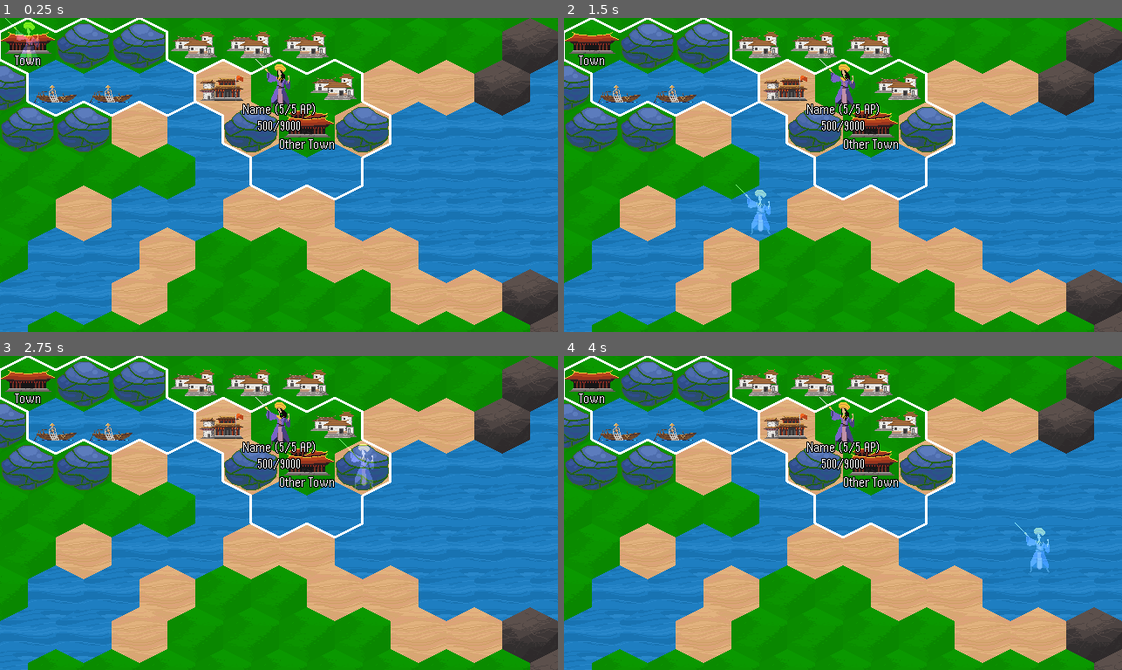
Above: before the commit, frames 1-4 (two rows, left to right).
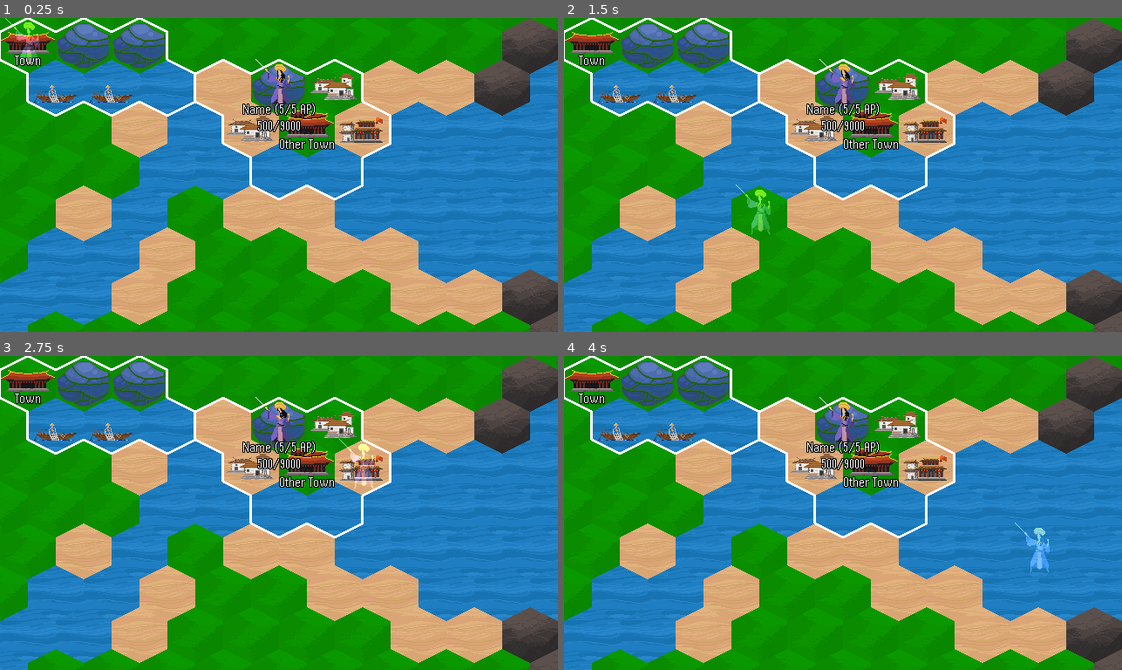
Above: after the commit, the same moments.

Repository: pibolib/historically-accurate-jam-5
Game: Godot game, scene res://game/MainGame/World.tscn
Two runs of this game, one before a commit and one after it. Both use one fixed random seed, a clock stepped at 60 frames per second and the inputs below. The engine's default icon, where the game draws it, is replaced by a stand-in: a white triangle on a blue panel in a dark square.
Inputs (mouse positions are in pixels of both pictures, inside the frame that each line leads up to):
- Up to frame 1 (0.25 s): no input
- Up to frame 2 (1.5 s): tap Enter (action_endturn, bound only after the commit) at 0.5, 0.6 s; move the mouse to (965, 159) at 0.52 s; tap Space at 1.25 s; move the mouse to (731, 190) at 1.27 s; click (731, 190) at 1.35 s
- Up to frame 3 (2.75 s): tap Enter (action_endturn, bound only after the commit) at 1.55, 2, 2.1 s; move the mouse to (334, 443) at 2.02 s
- Up to frame 4 (4 s): tap Space at 2.75 s; move the mouse to (815, 575) at 2.77 s; tap Enter (action_endturn, bound only after the commit) at 2.85, 3.5, 3.8 s; move the mouse to (1010, 560) at 3.52 s; click (1010, 560) at 3.6 s

The runs differ from the first frame. In frame 1, 9.6% of the frame differs, in the area x 0-70%, y 4-72%; in frame 2, 9.6%; in frame 3, 9.6%; in frame 4, 9.6%.

Commit message:
day 4, commit 1

Diff:
--- /dev/null
+++ b/game/Global/Global.gd
@@ -0,0 +1,19 @@
+extends Node
+
+var turn = 0 #0: player, 1: enemy
+signal end_turn(player)
+
+
+# Called when the node enters the scene tree for the first time.
+func _ready():
+	connect("end_turn",self,"_on_end_turn")
+
+
+func _process(delta):
+	if Input.is_action_just_pressed("action_endturn") and turn == 0:
+		emit_signal("end_turn",0)
+
+
+func _on_end_turn(player):
+	print("turn end, player "+String(player))
+	pass
--- /dev/null
+++ b/game/Global/Global.tscn
@@ -0,0 +1,6 @@
+[gd_scene load_steps=2 format=2]
+
+[ext_resource path="res://game/Global/Global.gd" type="Script" id=1]
+
+[node name="Global" type="Node"]
+script = ExtResource( 1 )
--- a/game/MainGame/FishingBoatAnimatedTex.tres
+++ b/game/MainGame/FishingBoatAnimatedTex.tres
@@ -3,47 +3,38 @@
 [ext_resource path="res://gfx/building_fishingboat.png" type="Texture" id=1]
 
 [sub_resource type="AtlasTexture" id=1]
-flags = 2
 atlas = ExtResource( 1 )
 region = Rect2( 0, 0, 64, 64 )
 
 [sub_resource type="AtlasTexture" id=2]
-flags = 2
 atlas = ExtResource( 1 )
 region = Rect2( 64, 0, 64, 64 )
 
 [sub_resource type="AtlasTexture" id=3]
-flags = 2
 atlas = ExtResource( 1 )
 region = Rect2( 128, 0, 64, 64 )
 
 [sub_resource type="AtlasTexture" id=4]
-flags = 2
 atlas = ExtResource( 1 )
 region = Rect2( 192, 0, 64, 64 )
 
 [sub_resource type="AtlasTexture" id=5]
-flags = 2
 atlas = ExtResource( 1 )
 region = Rect2( 256, 0, 64, 64 )
 
 [sub_resource type="AtlasTexture" id=6]
-flags = 2
 atlas = ExtResource( 1 )
 region = Rect2( 320, 0, 64, 64 )
 
 [sub_resource type="AtlasTexture" id=7]
-flags = 2
 atlas = ExtResource( 1 )
 region = Rect2( 384, 0, 64, 64 )
 
 [sub_resource type="AtlasTexture" id=8]
-flags = 2
 atlas = ExtResource( 1 )
 region = Rect2( 448, 0, 64, 64 )
 
 [resource]
-flags = 2
 frames = 8
 frame_0/texture = SubResource( 1 )
 frame_1/texture = SubResource( 2 )
--- a/game/MainGame/World.tscn
+++ b/game/MainGame/World.tscn
@@ -12,14 +12,14 @@
 cell_size = Vector2( 64, 48 )
 cell_half_offset = 0
 format = 1
-tile_data = PoolIntArray( -1, 0, 0, -65536, 0, 0, -65535, 0, …(500 unchanged characters)…  0, 196608, 0, 0, 196609, 0, 0, 196610, 0, 0, 196611, 2, 0, 196612, 2, 0, 196613, 2, 0, 196614, 2, 0, 196615, 2, 0, 196616, 2, 0, 196617, 2, 0, 262144, 0, 0, 262145, 1, 0, 262146, 2, 0, 262147, 2, 0, 262148, 1, 0, 262149, 1, 0, 262150, …(497 unchanged characters)…
+tile_data = PoolIntArray( -1, 0, 0, -65536, 0, 0, -65535, 0, …(500 unchanged characters)…  0, 196608, 0, 0, 196609, 0, 0, 196610, 2, 0, 196611, 2, 0, 196612, 2, 0, 196613, 2, 0, 196614, 2, 0, 196615, 2, 0, 196616, 2, 0, 196617, 2, 0, 262144, 0, 0, 262145, 1, 0, 262146, 2, 0, 262147, 0, 0, 262148, 1, 0, 262149, 1, 0, 262150, …(497 unchanged characters)…
 
 [node name="BuildingMap" type="TileMap" parent="."]
 tile_set = ExtResource( 3 )
 cell_size = Vector2( 64, 48 )
 cell_half_offset = 0
 format = 1
-tile_data = PoolIntArray( 1, 0, 0, 2, 0, 0, 3, 4, 0, 4, 4, 0, 5, 4, 0, 131071, 0, 0, 65536, 2, 0, 65537, 2, 0, 65539, 5, 0, 65541, 4, 0, 131072, 0, 0, 131073, 0, 0, 131076, 0, 0, 131078, 0, 0 )
+tile_data = PoolIntArray( 1, 0, 0, 2, 0, 0, 65536, 2, 0, 65537, 2, 0, 65540, 0, 0, 65541, 3, 0, 131076, 3, 0, 131078, 4, 0 )
 
 [node name="Town" parent="." instance=ExtResource( 1 )]
 owned_tiles = PoolVector2Array( 0, 0, 1, 0, 2, 0, 0, 1, 1, 1, 2, 1 )
--- a/game/MainGame/WorldBuildingTSet.tres
+++ b/game/MainGame/WorldBuildingTSet.tres
@@ -35,22 +35,22 @@
 1/shape_one_way_margin = 0.0
 1/shapes = [  ]
 1/z_index = 0
-2/name = "FishingBoatAnimatedTex.tres 2"
+2/name = "2"
 2/texture = ExtResource( 1 )
 2/tex_offset = Vector2( 0, 0 )
 2/modulate = Color( 1, 1, 1, 1 )
 2/region = Rect2( 0, 0, 64, 64 )
 2/tile_mode = 0
-2/occluder_offset = Vector2( 0, 0 )
-2/navigation_offset = Vector2( 0, 0 )
+2/occluder_offset = Vector2( 32, 32 )
+2/navigation_offset = Vector2( 32, 32 )
 2/shape_offset = Vector2( 0, 0 )
 2/shape_transform = Transform2D( 1, 0, 0, 1, 0, 0 )
 2/shape_one_way = false
 2/shape_one_way_margin = 0.0
 2/shapes = [  ]
 2/z_index = 0
-3/name = "2"
-3/texture = ExtResource( 1 )
+3/name = "3"
+3/texture = ExtResource( 5 )
 3/tex_offset = Vector2( 0, 0 )
 3/modulate = Color( 1, 1, 1, 1 )
 3/region = Rect2( 0, 0, 64, 64 )
@@ -63,8 +63,8 @@
 3/shape_one_way_margin = 0.0
 3/shapes = [  ]
 3/z_index = 0
-4/name = "3"
-4/texture = ExtResource( 5 )
+4/name = "4"
+4/texture = ExtResource( 4 )
 4/tex_offset = Vector2( 0, 0 )
 4/modulate = Color( 1, 1, 1, 1 )
 4/region = Rect2( 0, 0, 64, 64 )
@@ -77,17 +77,3 @@
 4/shape_one_way_margin = 0.0
 4/shapes = [  ]
 4/z_index = 0
-5/name = "4"
-5/texture = ExtResource( 4 )
-5/tex_offset = Vector2( 0, 0 )
-5/modulate = Color( 1, 1, 1, 1 )
-5/region = Rect2( 0, 0, 64, 64 )
-5/tile_mode = 0
-5/occluder_offset = Vector2( 32, 32 )
-5/navigation_offset = Vector2( 32, 32 )
-5/shape_offset = Vector2( 0, 0 )
-5/shape_transform = Transform2D( 1, 0, 0, 1, 0, 0 )
-5/shape_one_way = false
-5/shape_one_way_margin = 0.0
-5/shapes = [  ]
-5/z_index = 0
--- a/game/Town/Town.gd
+++ b/game/Town/Town.gd
@@ -8,8 +8,11 @@
 export var tile_pos := Vector2(0,0)
 var pop_limit = 0
 var population = 0
+var food_limit = 0
+var food = 0
+var support_limit = 0
 var support = 0
-var ownership = true #(t: player, f: enemy)
+export(int,"Player","Enemy") var ownership = 0
 export var fortified = false
 var buildings = []
 
@@ -97,7 +100,7 @@
 	"Name": "School",
 	"Description": "A school. Increases the maximum local influence by 75, increases influence per turn by 5.",
 }
-# Called when the node enters the scene tree for the first time.
+
 func _ready():
 	if fortified:
 		$Sprite.texture = load("res://gfx/building_town_center_1.png")
@@ -112,11 +115,7 @@
 	calculate_pop_limit()
 	display_info()
 	create_boundaries()
-
-
-# Called every frame. 'delta' is the elapsed time since the previous frame.
-#func _process(delta):
-#	pass
+	Global.connect("end_turn",self,"_on_end_turn")
 
 func create_boundaries():
 	var floor_map = get_parent().get_node("FloorMap")
@@ -153,15 +152,45 @@
 		bound_hex_inst.sides = bounds
 		get_parent().call_deferred("add_child",bound_hex_inst)
 
-func end_turn():
-	tick_tiles()
+func _on_end_turn(player):
+	if player == ownership:
+		print("turn end, town response!")
+		tick_tiles()
 	calculate_pop_limit()
+	calculate_food_limit()
+	calculate_support_limit()
+	display_info()
 
 func tick_tiles():
-	# go through each owned tile, and perform an action based on what building is on that tile.
-	# if a building is unfinished, then transition the building to the next phase.
-	#var floor_map = get_parent().get_node("FloorMap")
-	#var building_map = get_parent().get_node("BuildingMap")
+	for building in buildings:
+		# go through every building, and process based on its building.Type
+		match building.Type:
+			B_RICE_PADDY_L1:
+				building.Progress += 1
+				if building.Progress == 4:
+					building.Progress = 0
+					food += 5
+			B_FISHING_BOAT:
+				food += 1
+			B_HOUSING:
+				building.Progress += 1
+				if building.Progress == 2:
+					building.Progress = 0
+					population += 1
+			B_BARRACKS:
+				if building.InProduction != []:
+					building.InProduction[0][1] += 1
+					if building.InProduction[0][1] >= building.InProduction[0][2]:
+						building.Holding.append(building.InProduction[0][0])
+						building.InProduction.remove(0)
+			B_ELEPHANT_PEN:
+				if building.InProduction != []:
+					building.InProduction[0][1] += 1
+					if building.InProduction[0][1] >= building.InProduction[0][2]:
+						building.Holding.append(building.InProduction[0][0])
+						building.InProduction.remove(0)
+			B_TEMPLE, B_MONUMENT, B_SCHOOL:
+				support += 5
 	pass
 
 func init_building(pos):
@@ -193,8 +222,7 @@
 	if building_data.hash() != {}.hash():
 		buildings.append(building_data)
 func calculate_pop_limit():
-	# go through each owned tile and determine its benefits to the bandwidth.
-	# sand tile: +25, grass tile: +150, rice paddy: x15, rice paddy L.2: x30
+	# go through each owned tile and determine its benefits to the population limit.
 	pop_limit = 0
 	var floor_map = get_parent().get_node("FloorMap")
 	var building_map = get_parent().get_node("BuildingMap")
@@ -210,8 +238,41 @@
 				this_tile_pop += 4
 
 		pop_limit += this_tile_pop
+	population = clamp(population,0,pop_limit)
+
+func calculate_food_limit():
+	# go through each owned tile and determine its benefits to the food limit.
+	food_limit = 60
+	var building_map = get_parent().get_node("BuildingMap")
+	for tile in owned_tiles:
+		var this_tile_food = 0
+		var current_building = building_map.get_cell(tile.x,tile.y)
+		match current_building:
+			B_STOREHOUSE:
+				this_tile_food += 30
+
+		food_limit += this_tile_food
+	food = clamp(food,0,food_limit)
+
+func calculate_support_limit():
+	# go through each owned tile and determine its benefits to the support limit.
+	support_limit = 25
+	var building_map = get_parent().get_node("BuildingMap")
+	for tile in owned_tiles:
+		var this_tile_support = 0
+		var current_building = building_map.get_cell(tile.x,tile.y)
+		match current_building:
+			B_TEMPLE:
+				this_tile_support += 20
+			B_MONUMENT:
+				this_tile_support += 40
+			B_SCHOOL:
+				this_tile_support += 75
+		support_limit += this_tile_support
+	support = clamp(support,0,support_limit)
 
 func display_info():
 	print("Town Name: "+town_name)
-	print("Support: "+String(support))
-	print("Population Limit: "+String(pop_limit))
+	print("Support: "+String(support)+"/"+String(support_limit))
+	print("Population: "+String(population)+"/"+String(pop_limit))
+	print("Food: "+String(food)+"/"+String(food_limit))
--- a/project.godot
+++ b/project.godot
@@ -13,6 +13,10 @@
 config/name="Historically-accurate-jam- 5"
 run/main_scene="res://game/MainGame/World.tscn"
 config/icon="res://icon.png"
+
+[autoload]
+
+Global="*res://game/Global/Global.tscn"
 
 [display]
 
@@ -51,6 +55,11 @@
 "events": [ Object(InputEventMouseButton,"resource_local_to_scene":false,"resource_name":"","device":0,"alt":false,"shi …(212 unchanged characters)…
  ]
 }
+action_endturn={
+"deadzone": 0.5,
+"events": [ Object(InputEventKey,"resource_local_to_scene":false,"resource_name":"","device":0,"alt":false,"shift":false,"control":false,"meta":false,"command":false,"pressed":false,"scancode":16777221,"unicode":0,"echo":false,"script":null)
+ ]
+}
 
 [physics]
 
